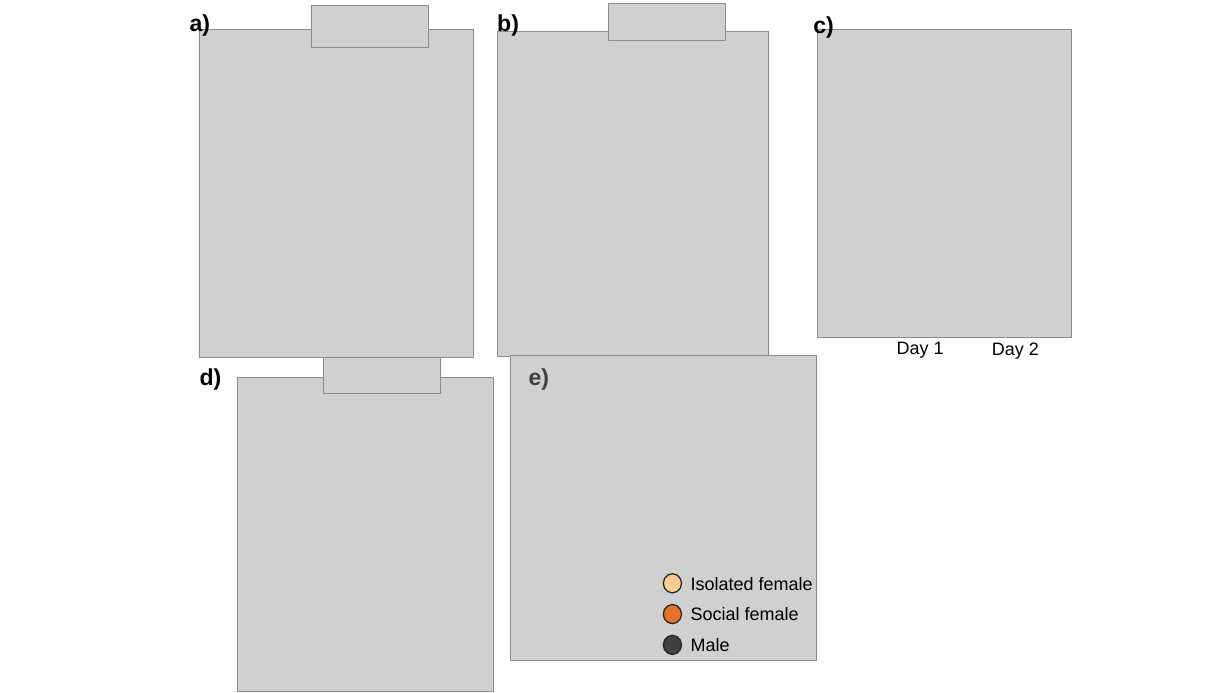
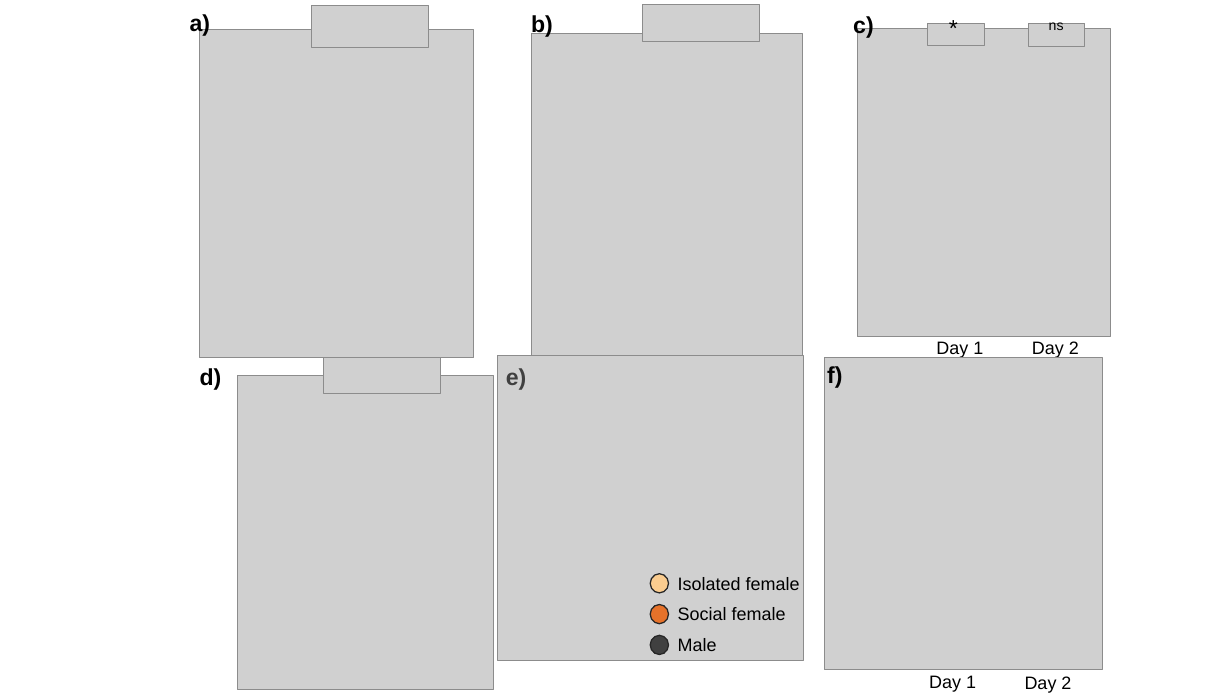
Before and after one commit to janyan33/bb_soc_exp, a slide deck: slide 12 of soc_exp_ms_figs.pptx (slide 5 before the commit). Drawn at 1232x693 pixels with LibreOffice and Linux fonts; fonts in the diff are those of the drawing; grey boxes stand for pictures. Boxes give left, top, right and bottom in pixels: in the first picture for what was removed or moved away, otherwise in the second. Text is boxed around its words. In the diff, an @@ line names an element or a change of style, - is before the commit and + after.

```diff
--- a/soc_exp_ms_figs.pptx
+++ b/soc_exp_ms_figs.pptx
@@ 2 pictures, 1 text: place and size @@
-2 pictures, 1 text at box(497, 3, 769, 356)
+2 pictures, 1 text at box(531, 5, 803, 358)
@@ picture added at box(928, 23, 985, 46) @@
@@ text added at box(940, 9, 989, 46), 18 pt, text #000000 @@
+*
@@ picture added at box(1029, 23, 1086, 46) @@
@@ text added at box(1049, 18, 1064, 30), 11 pt, text #000000 @@
+ns
@@ text "e)": place and size @@
-text "e)" at box(529, 368, 550, 390)
+text "e)" at box(506, 368, 527, 390)
@@ picture added at box(824, 358, 1103, 670) @@
@@ 3 texts, 1 picture: place and size @@
-3 texts, 1 picture at box(813, 15, 1071, 359)
+3 texts, 1 picture at box(853, 15, 1111, 359)
@@ text added at box(827, 366, 842, 388), 18 pt, text #000000, bold @@
+f)
@@ 3 texts, 3 ellipses, 1 picture: place and size @@
-3 texts, 3 ellipses, 1 picture at box(511, 355, 817, 660)
+3 texts, 3 ellipses, 1 picture at box(498, 355, 804, 660)
@@ text added at box(929, 675, 976, 692), 14 pt, text #000000 @@
+Day 1
@@ text added at box(1025, 676, 1071, 693), 14 pt, text #000000 @@
+Day 2
```
Also in this commit, not shown: 2 other slides changed, 1 slide added, 2 other files.
